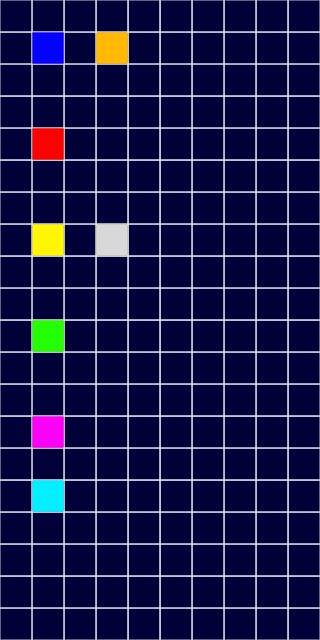
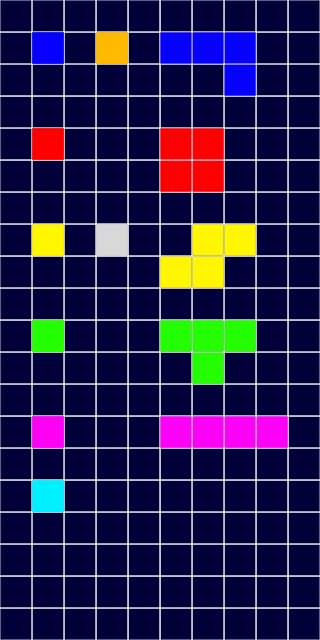
Layers edited between the first and the second 320 x 640 image:
showed group "Group 2" (13 layers) over [32, 32, 288, 512]
